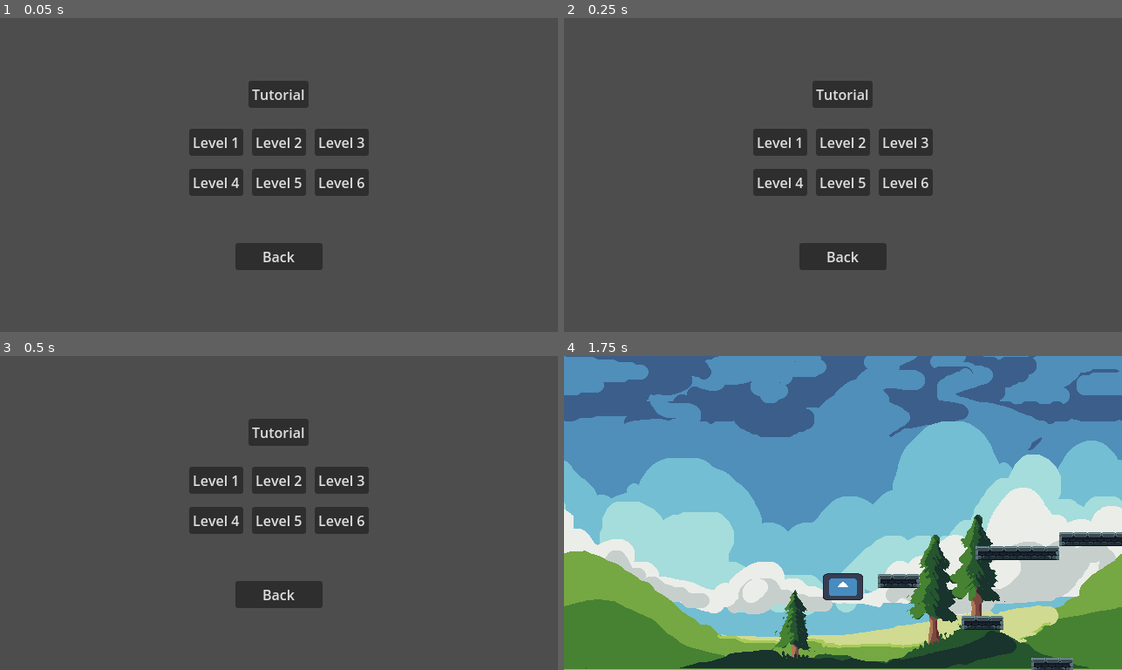
Above: before the commit, frames 1-4 (two rows, left to right).
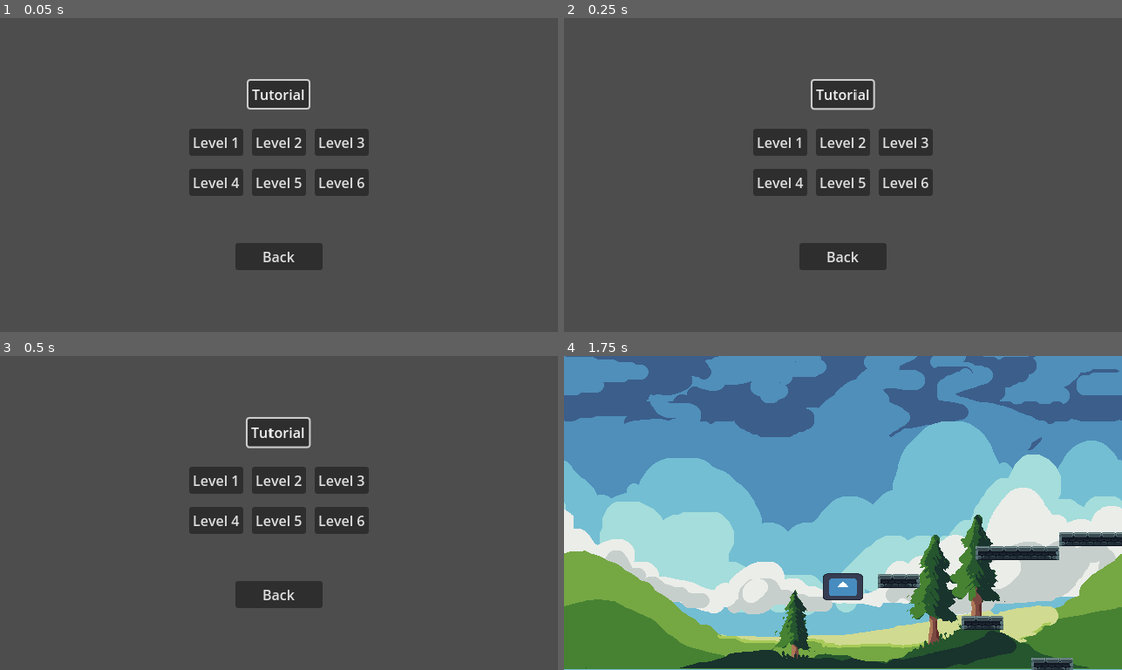
Above: after the commit, the same moments.

Repository: Robocraft999/ScalesToScale
Game: Godot game, scene res://scenes/level_select.tscn
Two runs of this game, one before a commit and one after it. Both use one fixed random seed, a clock stepped at 60 frames per second and the inputs below. This scene is started directly instead of the project's main scene. The engine's default icon, where the game draws it, is replaced by a stand-in: a white triangle on a blue panel in a dark square.
Inputs (mouse positions are in pixels of both pictures, inside the frame that each line leads up to):
- Up to frame 1 (0.05 s): no input
- Up to frame 2 (0.25 s): no input
- Up to frame 3 (0.5 s): no input
- Up to frame 4 (1.75 s): click "Level 1" at 0.5 s; tap Enter at 1.25 s; move the mouse to (965, 497) at 1.27 s; hold D (move_right) from 1.28 s (still down); hold Space (dash) from 1.28 s (still down); click (965, 497) at 1.42 s; tap Up (jump) at 1.52 s

The runs differ from the first frame. In frame 1, 0.2% of the frame differs, in the area x 44-56%, y 19-30%; in frame 2, 0.3%; in frame 3, 0.3%; in frame 4, nothing differs.

Commit message:
Initial focus on level select

Diff:
--- a/scripts/levels/level_select.gd
+++ b/scripts/levels/level_select.gd
@@ -1,5 +1,7 @@
 extends Node
 
+func _ready() -> void:
+	$CanvasLayer/CenterContainer/VBoxContainer/Tutorial.grab_focus()
 
 func _on_back_pressed() -> void:
 	SceneLoader.load_level_scene_by_name(OptionsManager.SceneName.MAIN_MENU)
Not shown: 1 places in scenes/level_select.tscn that only renumber resources
